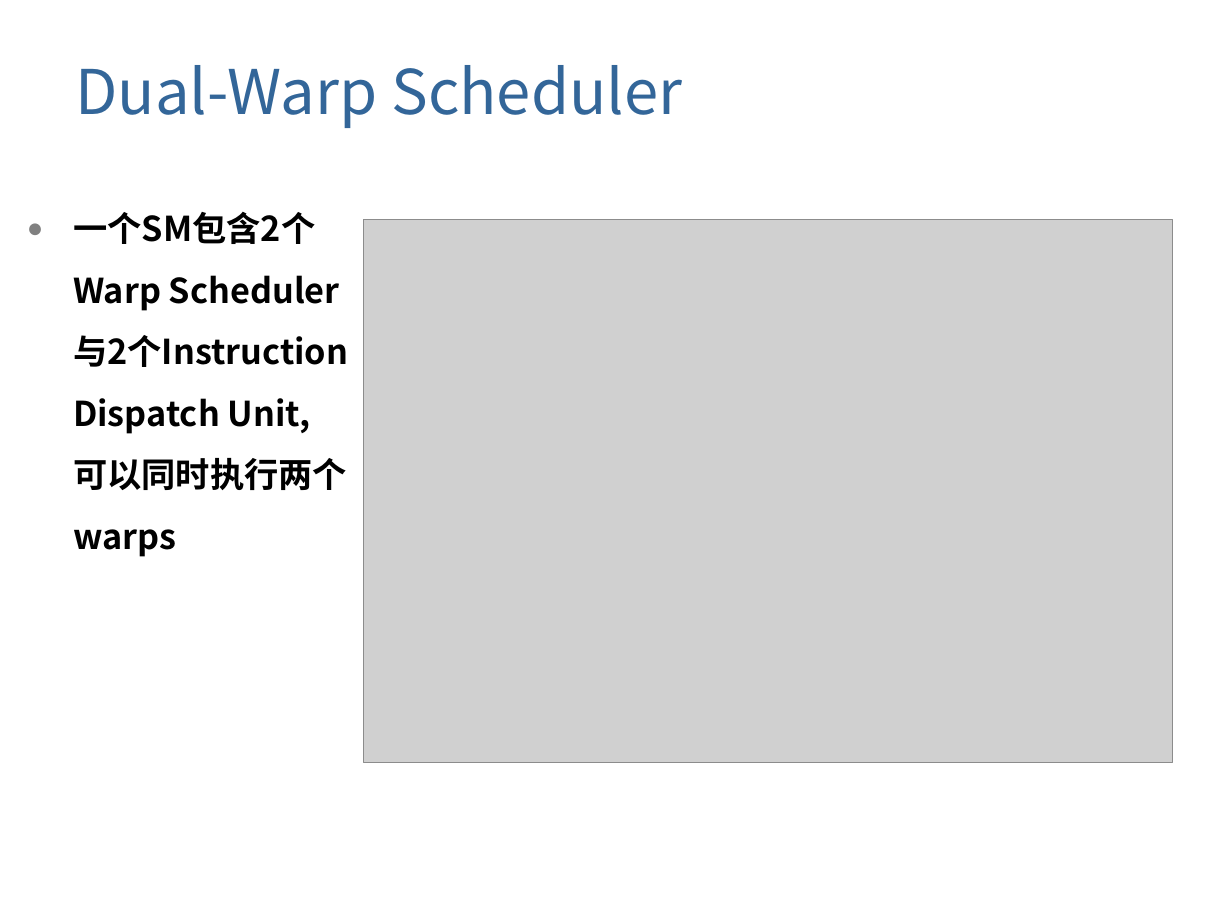
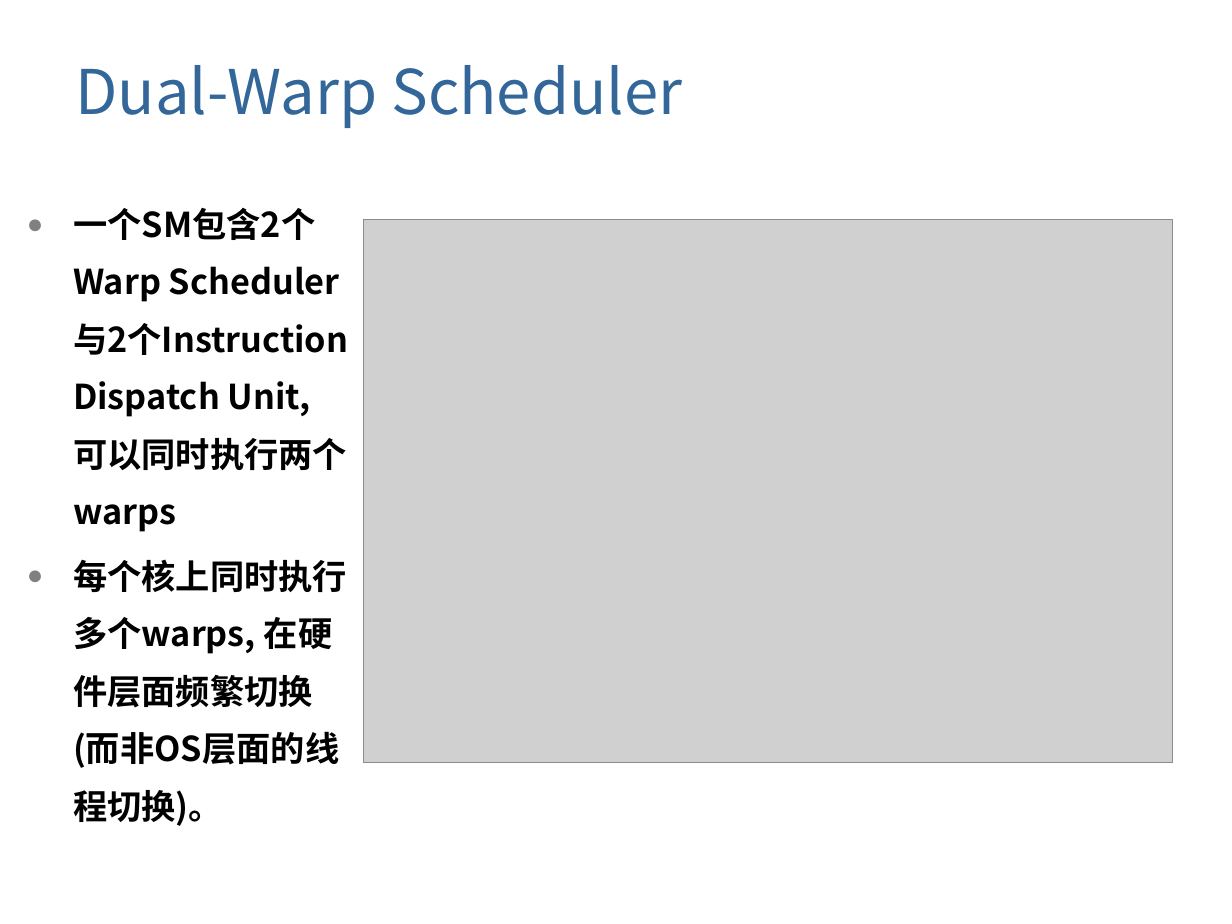
Before and after one commit to gulaoshi/gu.github.io, a slide deck: slide 18 of AdvOS/PPT+papers/L04-GPU.pptx. Drawn at 1232x924 pixels with LibreOffice and Linux fonts; fonts in the diff are those of the drawing; grey boxes stand for pictures; background and template pictures are left out. Boxes give left, top, right and bottom in pixels: in the first picture for what was removed or moved away, otherwise in the second. Text is boxed around its words. In the diff, an @@ line names an element or a change of style, - is before the commit and + after.

```diff
--- a/AdvOS/PPT+papers/L04-GPU.pptx
+++ b/AdvOS/PPT+papers/L04-GPU.pptx
@@ text at [73,208,347,532]: line spacing 1.5 to 1.4 @@
@@ text at [73,559,347,826]: paragraph added @@
+● 每个核上同时执行多个warps, 在硬件层面频繁切换 (而非OS层面的线程切换)。
```
Also in this commit, not shown: 8 other slides changed.
